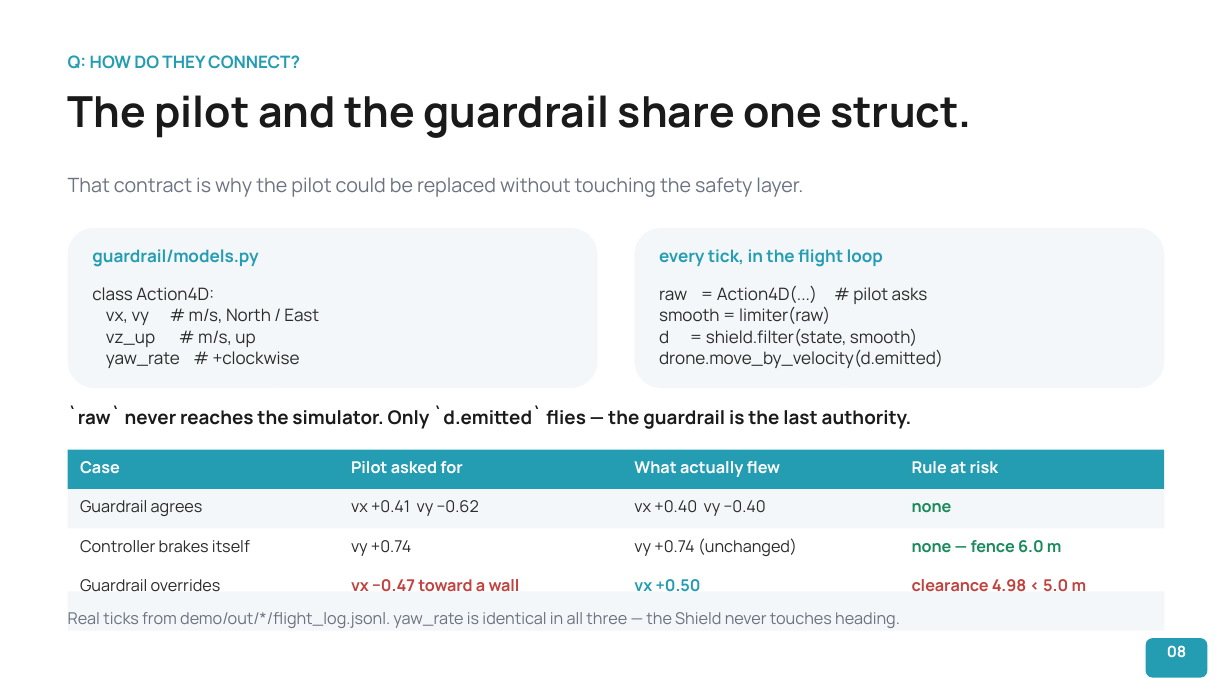
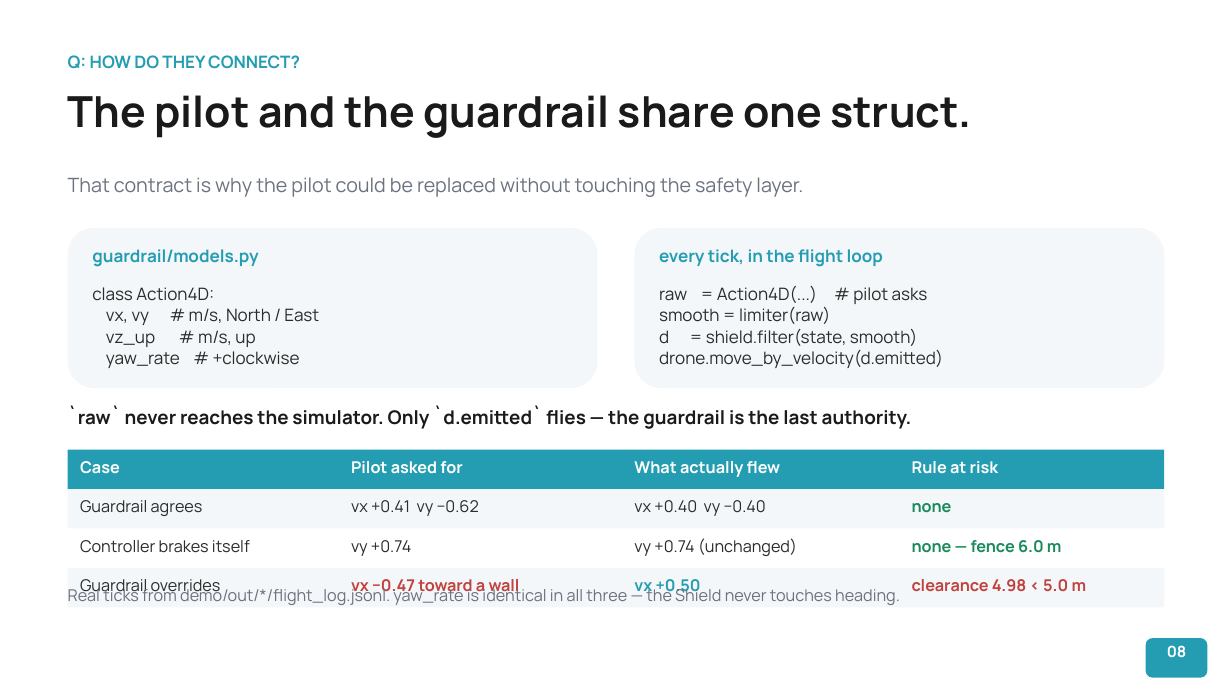
Before and after one commit to Nathanael1721/vla-uav-guardrail, a slide deck: slide 9 of contrib/ntut-vla/docs/VLA-Guardrail-Follow-Aug2026.pptx. Drawn at 1232x693 pixels with LibreOffice and Linux fonts; fonts in the diff are those of the drawing. Boxes give left, top, right and bottom in pixels: in the first picture for what was removed or moved away, otherwise in the second. Text is boxed around its words. In the diff, an @@ line names an element or a change of style, - is before the commit and + after.

```diff
--- a/contrib/ntut-vla/docs/VLA-Guardrail-Follow-Aug2026.pptx
+++ b/contrib/ntut-vla/docs/VLA-Guardrail-Follow-Aug2026.pptx
@@ rectangle: place and size @@
-rectangle at [68, 591, 1164, 631]
+rectangle at [68, 568, 1164, 607]
@@ text "Real ticks from demo/out/*/flight_log.jsonl. yaw_rate ...": place and size @@
-text "Real ticks from demo/out/*/flight_log.jsonl. yaw_rate ..." at [68, 612, 900, 628]
+text "Real ticks from demo/out/*/flight_log.jsonl. yaw_rate ..." at [68, 586, 900, 605]
```
Also in this commit, not shown: 8 other slides changed, 2 slides added, 2 slides removed, 7 other files.
